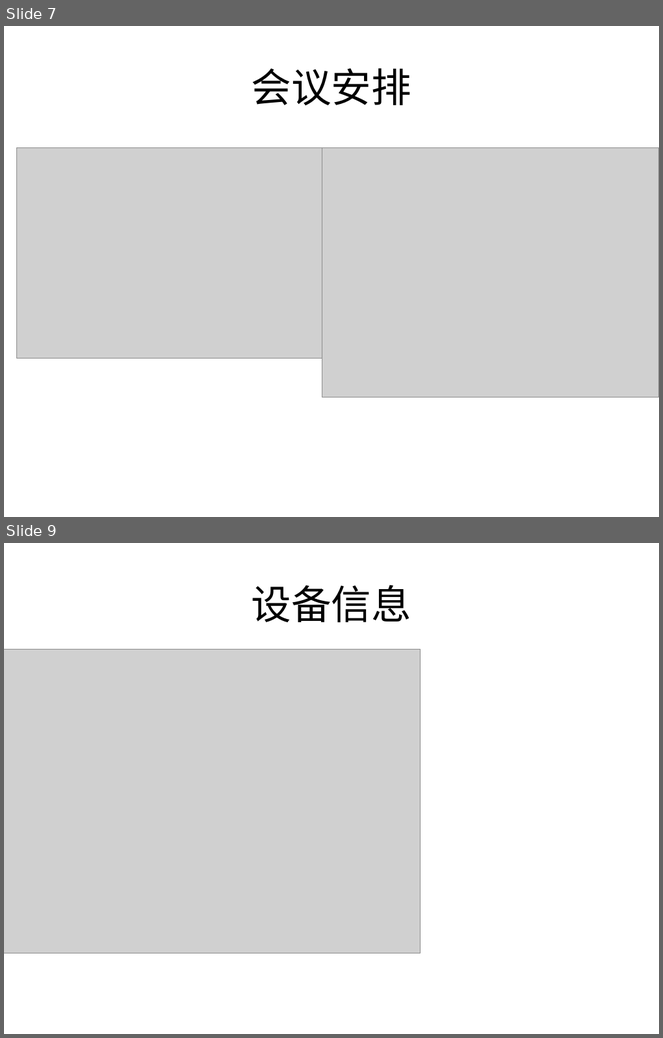
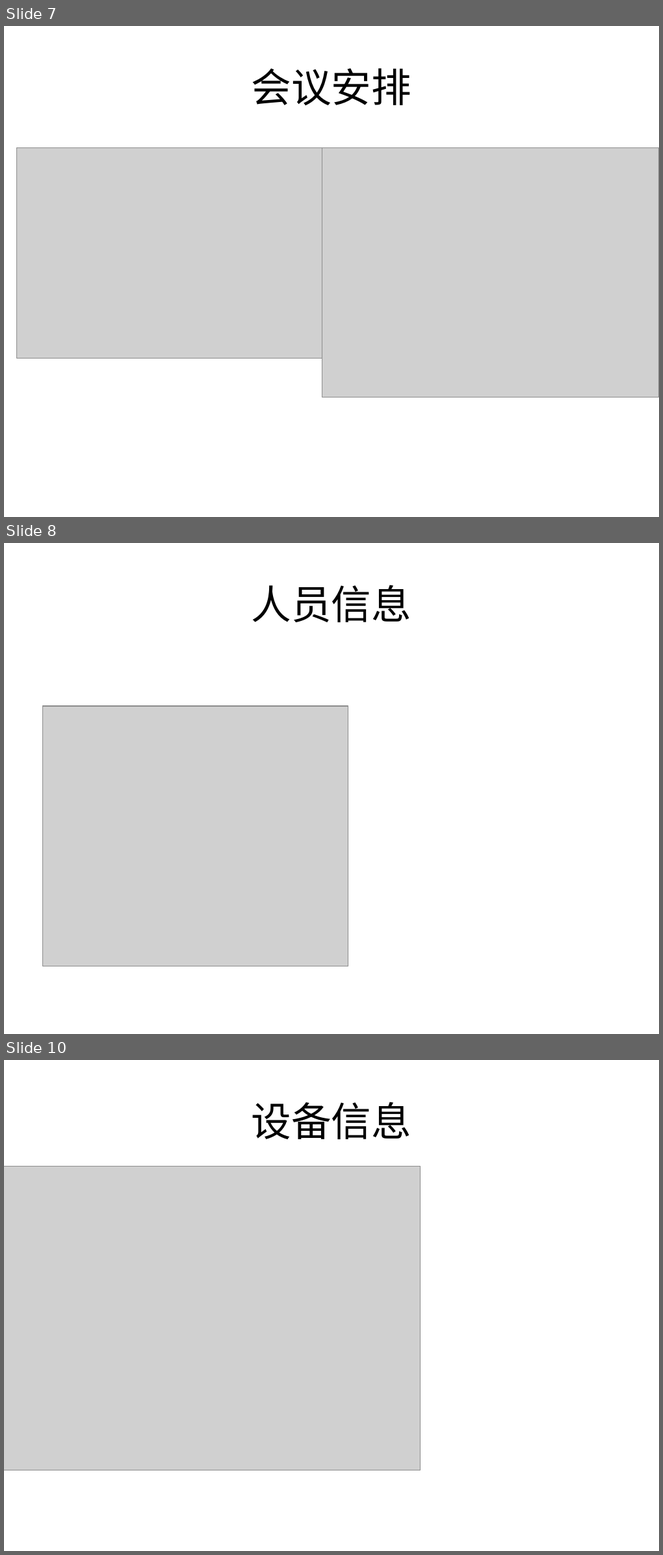
Before and after one commit to ljvblfz/x00001, a slide deck: sourcecode/project/xmeeting/doc/前后台交互服务设计.pptx. Shown one above the other, each under a label of ours: slides 7 and 9 before the commit, slides 7, 8 and 10 after it; the slides between them are not shown. The pictures are 663x1038 and 663x1555 pixels, drawn with LibreOffice and Linux fonts; fonts in the diff are those of the drawing; grey boxes stand for pictures. Boxes give left, top, right and bottom in pixels: in the first picture for what was removed or moved away, otherwise in the second. Text is boxed around its words. In the diff, an @@ line names an element or a change of style, - is before the commit and + after.

```diff
--- a/sourcecode/project/xmeeting/doc/前后台交互服务设计.pptx
+++ b/sourcecode/project/xmeeting/doc/前后台交互服务设计.pptx
@@ slide 8 added at [4,543,659,1034], background #FFFFFF @@
@@ title added at [252,585,412,622], 44 pt, text #000000 @@
+人员信息
@@ picture added at [42,706,348,966] @@
@@ what was slide 9 is now slide 10 @@
```
Also in this commit, not shown: 2 slides changed.
